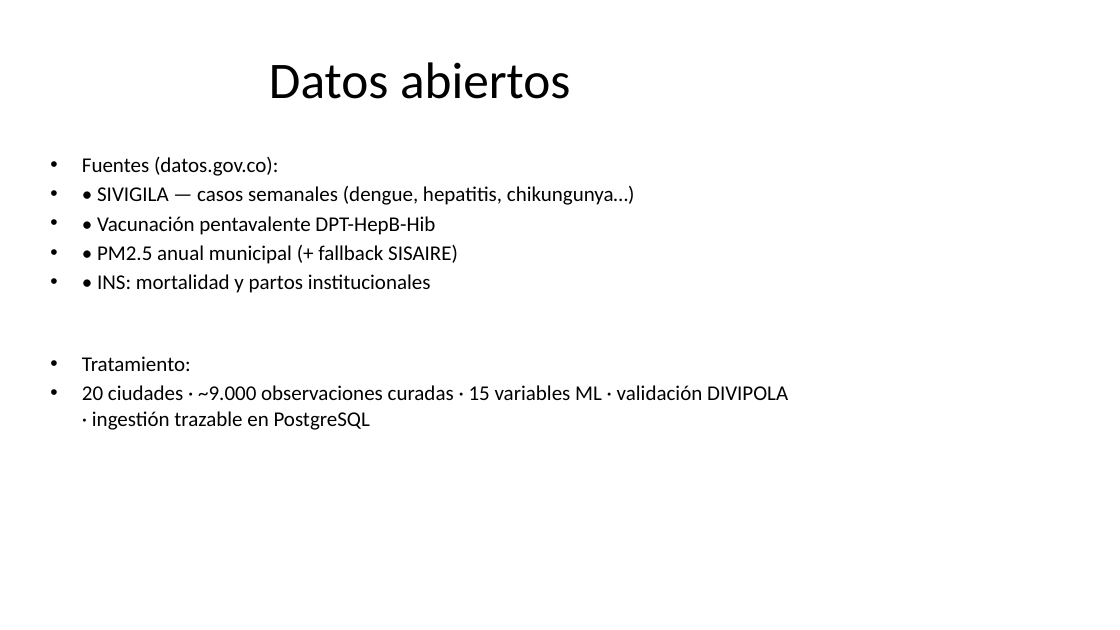
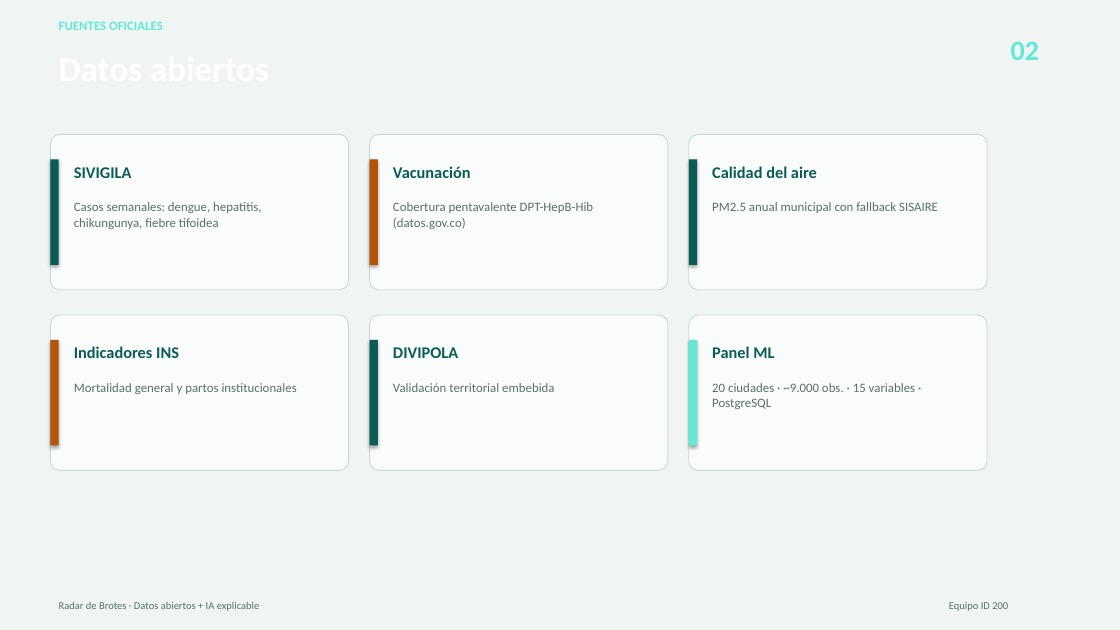
Before and after one commit to luisrapalino/concurso-datos-abiertos-colombia-2026, a slide deck: slide 3 of RECURSOS/Presentacion.pptx. Drawn at 1120x630 pixels with LibreOffice and Linux fonts; fonts in the diff are those of the drawing; background and template pictures are left out. Boxes give left, top, right and bottom in pixels: in the first picture for what was removed or moved away, otherwise in the second. Text is boxed around its words. In the diff, an @@ line names an element or a change of style, - is before the commit and + after.

Commit message:
chore(concurso): regenerate presentation assets with professional design
Rebuild the delivery deck, PDF and cover from the redesigned generator
so the material reflects the branded visuals and corrected Spanish copy.

```diff
--- a/RECURSOS/Presentacion.pptx
+++ b/RECURSOS/Presentacion.pptx
@@ background #FFFFFF to picture (left out) @@
@@ text added at (59,21,163,30), 11 pt, text #5EEAD4, bold @@
+FUENTES OFICIALES
@@ text "Datos abiertos": place and size @@
-text "Datos abiertos" at (269,62,570,99)
+text "Datos abiertos" at (50,42,933,105)
@@ text "Datos abiertos" at (50,42,933,105): size 44 to 30 pt, text colour #000000 to #FFFFFF, bold on; alignment centre to left; vertical alignment middle to top @@
@@ text added at (1011,41,1039,60), 24 pt, text #5EEAD4, bold @@
+02
@@ rounded rectangle added at (50,134,349,290), fill #FAFCFB, outline #C8D9D4 0.75 pt @@
@@ rounded rectangle added at (370,134,668,290), fill #FAFCFB, outline #C8D9D4 0.75 pt @@
@@ rounded rectangle added at (689,134,987,290), fill #FAFCFB, outline #C8D9D4 0.75 pt @@
@@ rectangle added at (50,160,59,266), fill #0A5C54 @@
@@ text added at (74,167,132,178), 14 pt, text #0A5C54, bold @@
+SIVIGILA
@@ text removed at (82,157,788,430) @@
-• Fuentes (datos.gov.co):
-• • SIVIGILA — casos semanales (dengue, hepatitis, chikungunya…)
-• • Vacunación pentavalente DPT-HepB-Hib
-• • PM2.5 anual municipal (+ fallback SISAIRE)
-• • INS: mortalidad y partos institucionales
-• Tratamiento:
-• 20 ciudades · ~9.000 observaciones curadas · 15 variables ML · validación DIVIPOLA · ingestión trazable en PostgreSQL
@@ rectangle added at (370,160,378,266), fill #B45309 @@
@@ text added at (393,166,471,178), 14 pt, text #0A5C54, bold @@
+Vacunación
@@ rectangle added at (689,160,697,266), fill #0A5C54 @@
@@ text added at (712,166,817,178), 14 pt, text #0A5C54, bold @@
+Calidad del aire
@@ text added at (74,202,262,229), 11 pt, text #5C6F6B @@
+Casos semanales: dengue, hepatitis, chikungunya, fiebre tifoidea
@@ text added at (393,202,593,229), 11 pt, text #5C6F6B @@
+Cobertura pentavalente DPT-HepB-Hib (datos.gov.co)
@@ text added at (712,202,938,213), 11 pt, text #5C6F6B @@
+PM2.5 anual municipal con fallback SISAIRE
@@ rounded rectangle added at (50,315,349,471), fill #FAFCFB, outline #C8D9D4 0.75 pt @@
@@ rounded rectangle added at (370,315,668,471), fill #FAFCFB, outline #C8D9D4 0.75 pt @@
@@ rounded rectangle added at (689,315,987,471), fill #FAFCFB, outline #C8D9D4 0.75 pt @@
@@ rectangle added at (50,340,59,446), fill #B45309 @@
@@ text added at (74,346,179,358), 14 pt, text #0A5C54, bold @@
+Indicadores INS
@@ rectangle added at (370,340,378,446), fill #0A5C54 @@
@@ text added at (393,347,458,358), 14 pt, text #0A5C54, bold @@
+DIVIPOLA
@@ rectangle added at (689,340,697,446), fill #5EEAD4 @@
@@ text added at (712,346,774,358), 14 pt, text #0A5C54, bold @@
+Panel ML
@@ text added at (74,383,297,394), 11 pt, text #5C6F6B @@
+Mortalidad general y partos institucionales
@@ text added at (393,383,554,392), 11 pt, text #5C6F6B @@
+Validación territorial embebida
@@ text added at (712,383,916,409), 11 pt, text #5C6F6B @@
+20 ciudades · ~9.000 obs. · 15 variables · PostgreSQL
@@ text added at (59,602,260,611), 9 pt, text #5C6F6B @@
+Radar de Brotes · Datos abiertos + IA explicable
@@ text added at (949,602,1008,611), 9 pt, text #5C6F6B @@
+Equipo ID 200
```
Also in this commit, not shown: 6 other slides changed, 1 slide added, 1 slide removed, 2 other files.
